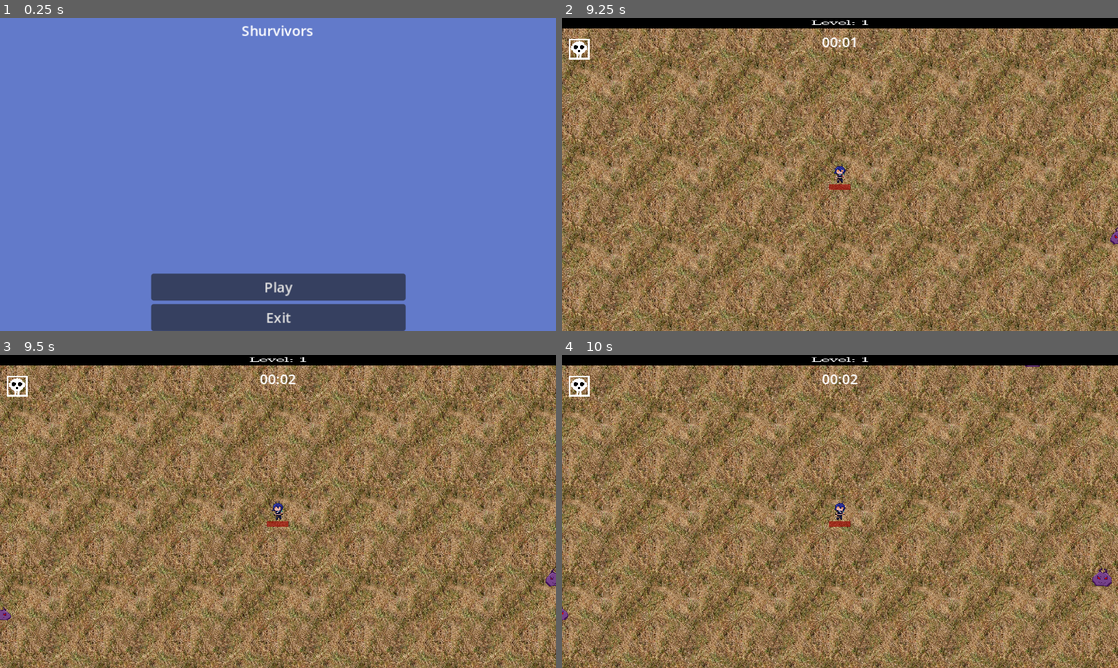
Above: before the commit, frames 1-4 (two rows, left to right).
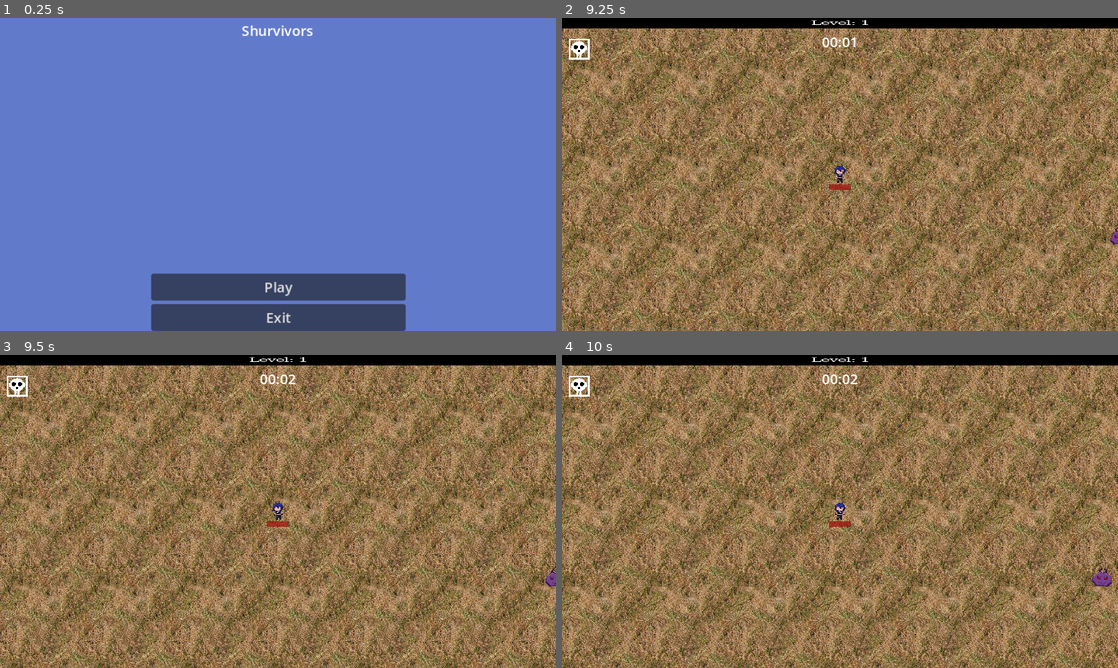
Above: after the commit, the same moments.

Repository: Basedfloppa/Survivors-clone-Shurvivors
Game: Godot game, scene res://TitleScreen/main_menu.tscn
The game is run twice, just before and just after one commit, with the same random seed, the same clock (stepped at 60 frames per second) and the same inputs.
Inputs (mouse positions are in pixels of both pictures, inside the frame that each line leads up to):
- Up to frame 1 (0.25 s): no input
- Up to frame 2 (9.25 s): click "Play" at 0.5 s; click "Play" at 1.25 s; move the mouse to (962, 158) at 2.02 s; hold Right (right) 2.03-2.75 s; click (962, 158) at 2.1 s; click (840, 89) at 2.77 s; move the mouse to (728, 190) at 3.52 s; hold Down (down) 3.53-4.28 s; click (728, 190) at 3.6 s; tap Enter at 4.25, 5.75, 7.25 s; move the mouse to (895, 105) at 4.27 s; hold Right (right) 4.28-5.03 s; click (895, 105) at 4.35 s; tap Space at 5, 6.5 s; move the mouse to (812, 237) at 5.02 s; hold Up (up) 5.03-5.78 s; click (812, 237) at 5.1 s; move the mouse to (1006, 221) at 5.77 s; hold Left (left) 5.78-7.28 s; click (1006, 221) at 5.85 s; move the mouse to (673, 127) at 6.52 s; click (673, 127) at 6.6 s; move the mouse to (867, 174) at 7.27 s; hold Down (down) 7.28-8.03 s; click (867, 174) at 7.35 s; move the mouse to (756, 96) at 8.02 s; hold Right (right) 8.03-8.78 s; click (756, 96) at 8.1 s; move the mouse to (962, 158) at 8.77 s; hold Up (up) from 8.78 s (still down); click (962, 158) at 8.85 s
- Up to frame 3 (9.5 s): keep holding Up (up)
- Up to frame 4 (10 s): move the mouse to (728, 527) at 9.52 s; release Up (up) at 9.53 s; hold Right (right) from 9.53 s (still down); click (728, 527) at 9.6 s

Frames 1-2 are identical in both runs. In frame 3, less than 0.1% of the frame differs, in the area x 0-2%, y 80-85%; in frame 4, less than 0.1%.

Commit message:
added (somewhat) assured death condition, fixed spawn delay to first spawn and only then start to count

Diff:
--- /dev/null
+++ b/Enemies/death.tscn
@@ -0,0 +1,36 @@
+[gd_scene load_steps=6 format=3 uid="uid://bvy1v1njdbetm"]
+
+[ext_resource type="Script" path="res://Enemies/Enemy.gd" id="1_a65h2"]
+[ext_resource type="Texture2D" uid="uid://bb0t4d2h2e07w" path="res://Sprites/enemies/BlackDot.svg" id="2_adu1h"]
+[ext_resource type="PackedScene" uid="uid://cebxmhs2icmlq" path="res://Utility/hit_box.tscn" id="4_5r7qv"]
+
+[sub_resource type="CircleShape2D" id="CircleShape2D_07lwd"]
+radius = 0.0
+
+[sub_resource type="CircleShape2D" id="CircleShape2D_cykfd"]
+radius = 7.1
+
+[node name="Death" type="CharacterBody2D"]
+scale = Vector2(10, 10)
+script = ExtResource("1_a65h2")
+spd = 1000
+hp = 9999
+expirience = 0
+
+[node name="CollisionShape2D" type="CollisionShape2D" parent="."]
+shape = SubResource("CircleShape2D_07lwd")
+
+[node name="Enemy" type="Sprite2D" parent="."]
+texture_filter = 3
+position = Vector2(0.5, 0.9)
+texture = ExtResource("2_adu1h")
+
+[node name="HitBox" parent="." instance=ExtResource("4_5r7qv")]
+collision_layer = 2
+collision_mask = 2
+damage = 999999
+
+[node name="Collision" parent="HitBox" index="0"]
+shape = SubResource("CircleShape2D_cykfd")
+
+[editable path="HitBox"]
--- /dev/null
+++ b/Sprites/enemies/BlackDot.svg
@@ -0,0 +1,4 @@
+<?xml version="1.0" encoding="UTF-8" standalone="no"?>
+<svg xmlns="http://www.w3.org/2000/svg" width="16pt" height="16.000099pt">
+  <path stroke="#000" stroke-miterlimit="40" stroke-width="1.25" d="M15.625 10.000062c0 3.106602-2.518398 5.625-5.6249996 5.625-3.1066017 0-5.625-2.518398-5.625-5.625 0-3.1066013 2.5183983-5.6249996 5.625-5.6249996 3.1066016 0 5.6249996 2.5183983 5.6249996 5.6249996z"/>
+</svg>
--- a/Utility/DB/EnemiesDB.gd
+++ b/Utility/DB/EnemiesDB.gd
@@ -2,7 +2,8 @@
 
 enum EnemyTypes {
 	Zlokot_base,
-	Taxes_base
+	Taxes_base,
+	Death
 }
 
 @export var _Enemies: Array[Enemy] = [
@@ -13,5 +14,9 @@
 	Enemy.new(
 		"Taxes_base", #Name
 		"res://Enemies/taxes.tscn" #Path
+	),
+	Enemy.new(
+		"Death",
+		"res://Enemies/death.tscn"
 	)
 ]
--- a/Utility/World/enemy_spawner.gd
+++ b/Utility/World/enemy_spawner.gd
@@ -12,10 +12,9 @@
 
 	for i in spawns:
 		if time >= i.time_start and time <= i.time_end:
-			if i.spawn_delay_counter < i.enemy_spawn_delay:
-				i.spawn_delay_counter += 1
+			if i.spawn_delay_counter != 0: i.spawn_delay_counter -= 1
 			else:
-				i.spawn_delay_counter = 0
+				i.spawn_delay_counter = i.enemy_spawn_delay
 				for j in i.enemy_num:
 					var enemy_spawn = load(EnemiesDb._Enemies[i.enemy].path).instantiate()
 					enemy_spawn.global_position = get_random_position()
--- a/Utility/World/enemy_spawner.tscn
+++ b/Utility/World/enemy_spawner.tscn
@@ -1,27 +1,35 @@
-[gd_scene load_steps=5 format=3 uid="uid://sl0smnnh3lvu"]
+[gd_scene load_steps=6 format=3 uid="uid://sl0smnnh3lvu"]
 
 [ext_resource type="Script" path="res://Utility/World/enemy_spawner.gd" id="1_r34ur"]
 [ext_resource type="Script" path="res://Utility/World/spawm_info.gd" id="3_c4um6"]
 
-[sub_resource type="Resource" id="Resource_brhbx"]
+[sub_resource type="Resource" id="Resource_4s18q"]
+script = ExtResource("3_c4um6")
+time_start = 300
+time_end = 600
+enemy = 2
+enemy_num = 1
+enemy_spawn_delay = 100
+
+[sub_resource type="Resource" id="Resource_fsw2q"]
 script = ExtResource("3_c4um6")
 time_start = 0
-time_end = 100
+time_end = 150
 enemy = 0
 enemy_num = 5
-enemy_spawn_delay = 0
+enemy_spawn_delay = 2
 
-[sub_resource type="Resource" id="Resource_3lkl8"]
+[sub_resource type="Resource" id="Resource_fh4fr"]
 script = ExtResource("3_c4um6")
-time_start = 0
-time_end = 200
+time_start = 100
+time_end = 300
 enemy = 1
-enemy_num = 1
+enemy_num = 5
 enemy_spawn_delay = 0
 
 [node name="EnemySpawner" type="Node2D"]
 script = ExtResource("1_r34ur")
-spawns = Array[ExtResource("3_c4um6")]([SubResource("Resource_brhbx"), SubResource("Resource_3lkl8")])
+spawns = Array[ExtResource("3_c4um6")]([SubResource("Resource_4s18q"), SubResource("Resource_fsw2q"), SubResource("Resource_fh4fr")])
 
 [node name="Timer" type="Timer" parent="."]
 autostart = true
Not shown, added: Sprites/enemies/BlackDot.svg.import
